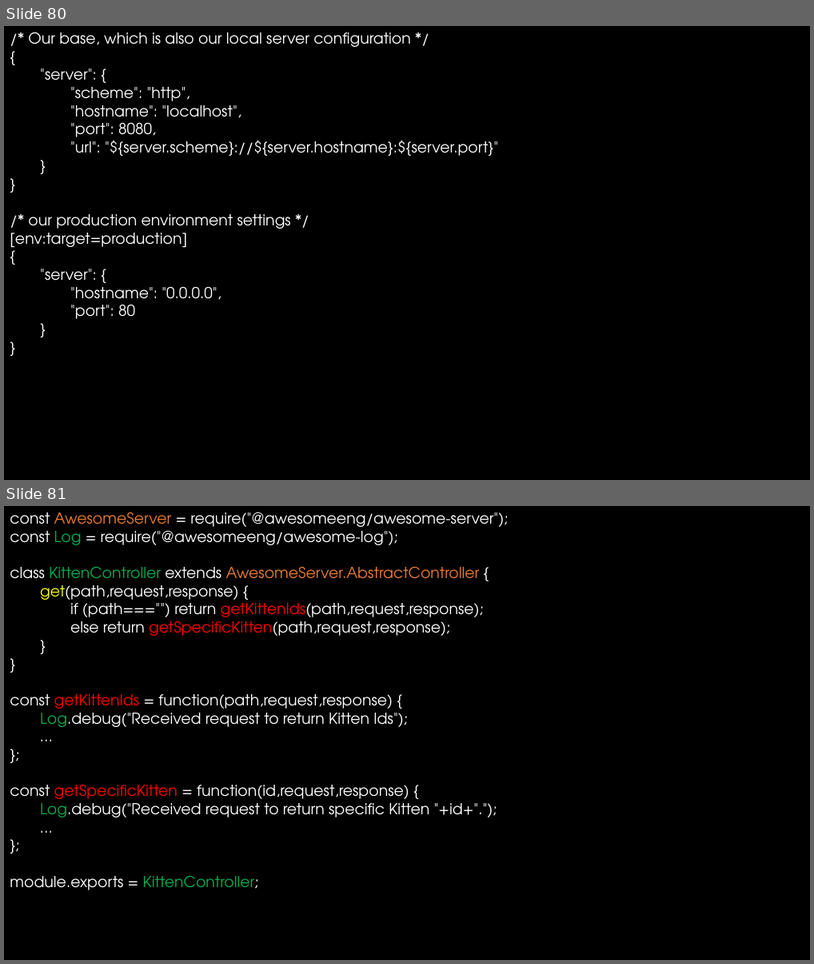
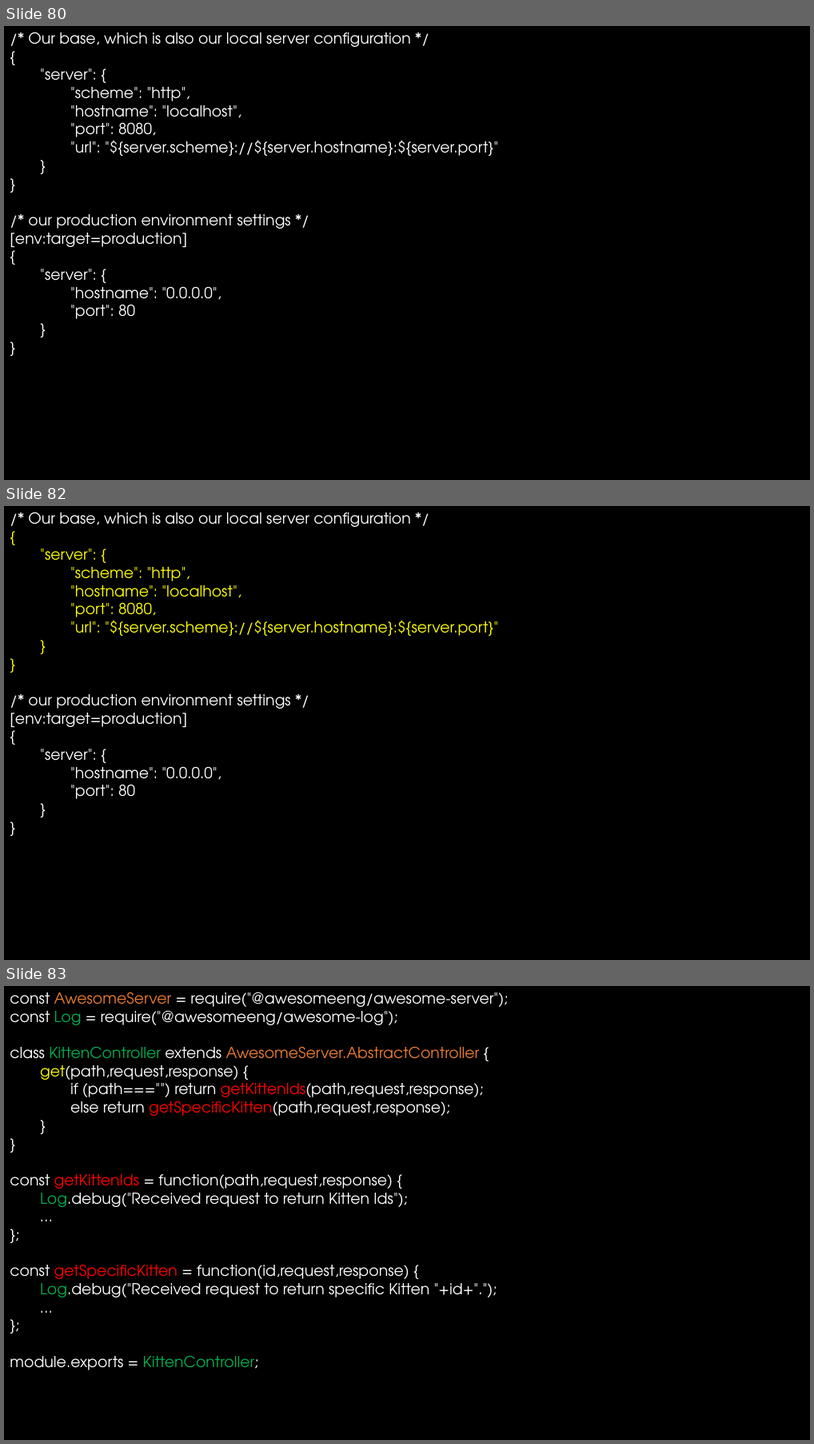
Before and after one commit to arei/talks, a slide deck: BuildingAwesome/BuildingAwesome.pptx. Shown one above the other, each under a label of ours: slides 80 and 81 before the commit, slides 80, 82 and 83 after it; the slides between them are not shown. The pictures are 814x964 and 814x1444 pixels, drawn with LibreOffice and Linux fonts; fonts in the diff are those of the drawing. Boxes give left, top, right and bottom in pixels: in the first picture for what was removed or moved away, otherwise in the second. Text is boxed around its words. In the diff, an @@ line names an element or a change of style, - is before the commit and + after.

```diff
--- a/BuildingAwesome/BuildingAwesome.pptx
+++ b/BuildingAwesome/BuildingAwesome.pptx
@@ slide 82 added at bbox=[4, 506, 810, 960], background #000000 @@
@@ text added at bbox=[10, 512, 498, 799], 18 pt, text #FFFFFF @@
+/* Our base, which is also our local server configuration */
+{
+"server": {
+"scheme": "http",
+"hostname": "localhost",
+"port": 8080,
+"url": "${server.scheme}://${server.hostname}:${server.port}"
+}
+}
+/* our production environment settings */
+[env:target=production]
+{
+"server": {
+"hostname": "0.0.0.0",
+"port": 80
+}
+}
@@ what was slide 81 is now slide 83 @@
```
Also in this commit, not shown: 4 slides changed, 3 other slides added, 2 slides removed, 2 other files.
